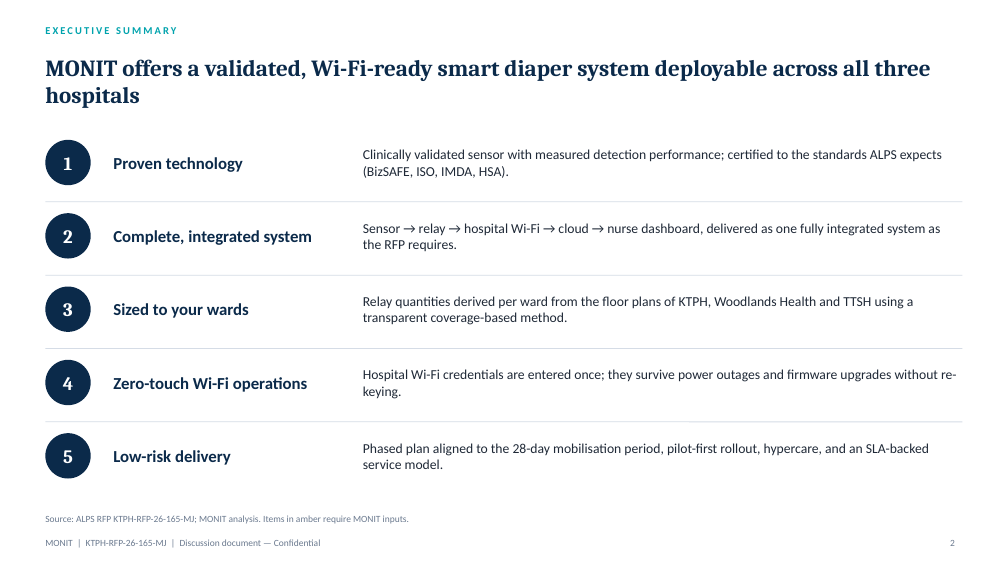
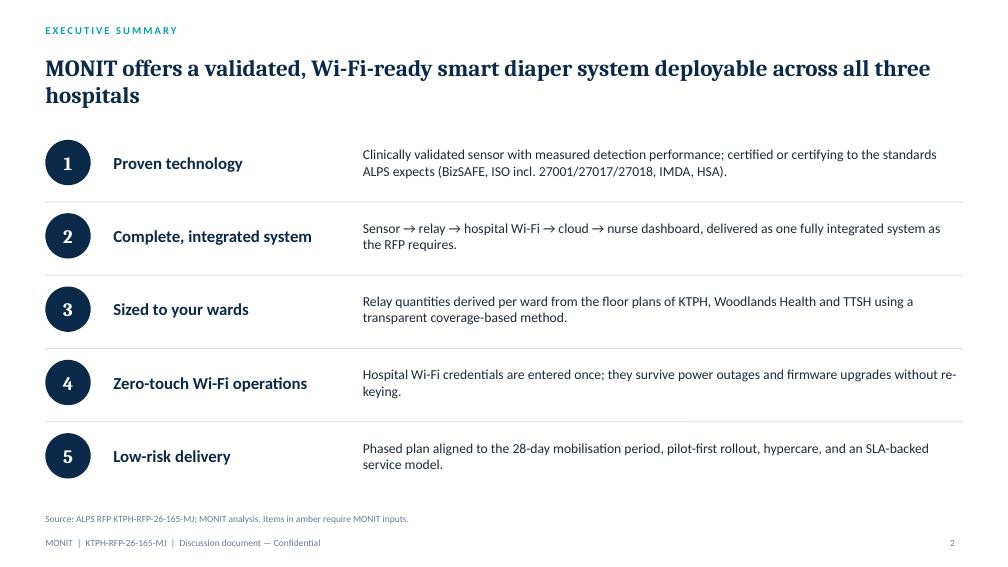
Before and after one commit to tonypark-del/tonyparkmacbookpro, a slide deck: slide 2 of KTPH_RFP_MONIT_Presentation.pptx. Drawn at 1008x567 pixels with LibreOffice and Linux fonts; fonts in the diff are those of the drawing. Boxes give left, top, right and bottom in pixels: in the first picture for what was removed or moved away, otherwise in the second. Text is boxed around its words. In the diff, an @@ line names an element or a change of style, - is before the commit and + after.

```diff
--- a/KTPH_RFP_MONIT_Presentation.pptx
+++ b/KTPH_RFP_MONIT_Presentation.pptx
@@ text at (363, 149, 937, 178): text changed @@
-Clinically validated sensor with measured detection performance; certified to the standards ALPS expects (BizSAFE, ISO, IMDA, HSA).
+Clinically validated sensor with measured detection performance; certified or certifying to the standards ALPS expects (BizSAFE, ISO incl. 27001/27017/27018, IMDA, HSA).
```
Also in this commit, not shown: 1 other slide changed, 1 other file.
